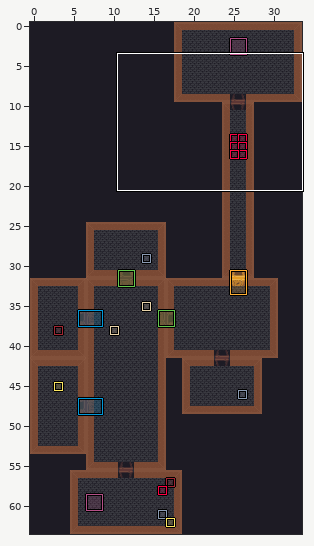
Two states of a LDtk project, game-3.ldtk. Above, an overview of the earlier version with the close-up marked.
Close-up. As it was:
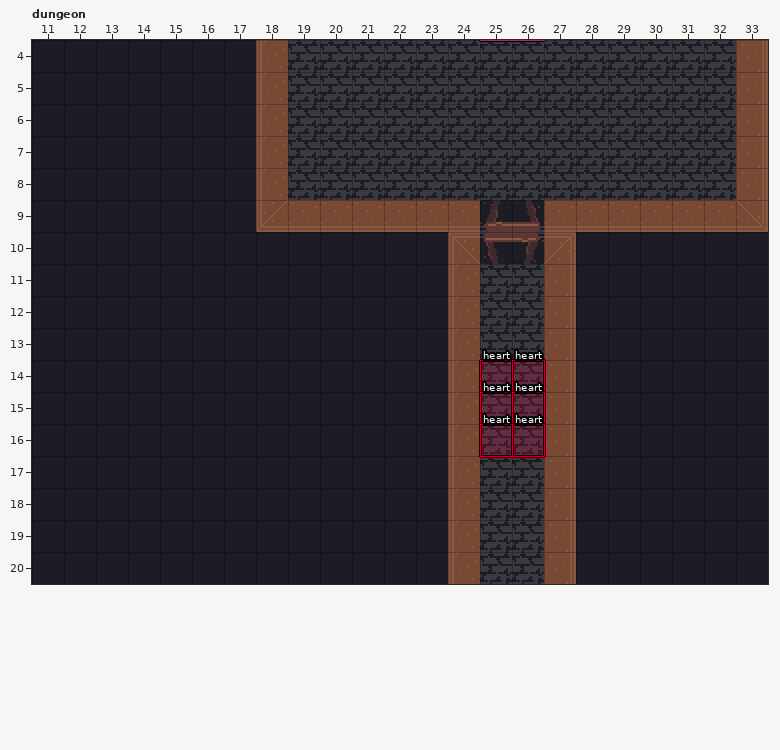
Cells are 16x16 px. Shown: dungeon x 11..33, y 4..20. The commit also changed other parts of the map, which this record leaves out.
New version:
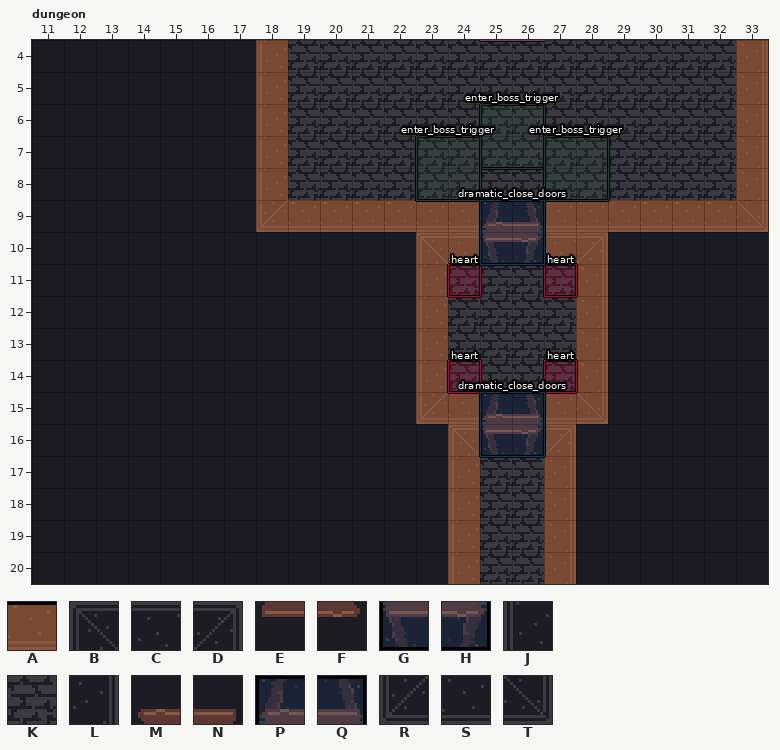
Key: from "collisions": A 1 "unwalkable"; from "dungeon_tiles": B 0, C 1, D 2, E 5, F 6, G 9, H 10, J 15, K 16, L 17, M 20, N 21, P 24, Q 25, R 30, S 31, T 32.
_ is an empty cell.
Objects are placed by their top-left corner, in cells (3,4 is the top-left corner of cell 3,4); size is 1x1 cell unless given.
Tiles replaced or removed in this view: A, B, D, J, K, L.
See-through tiles are keyed as they look on the map.
Author's note on the commit: Add some door interactions
Changes in this commit:
Changed rows in their new state; . is an unchanged cell.
Layer "tiles":
first column x 23:
10 BC..CD
11 JK..KL
12 JK..KL
13 JK..KL
14 JK..KL
15 RSSSST
16 ..CCD.
Layer "collisions":
first column x 23:
10 A....A
11 A_.._A
12 A_.._A
13 A_.._A
14 A_.._A
15 A....A
Layer "entities":
added: "heart" rectangle at 24,11
added: "heart" rectangle at 24,14
added: "heart" rectangle at 27,11
added: "heart" rectangle at 27,14
added: "enter_boss_trigger" rectangle at 25,6 size 2x2
added: "enter_boss_trigger" rectangle at 27,7 size 2x2
added: "enter_boss_trigger" rectangle at 23,7 size 2x2
added: "dramatic_close_doors" rectangle at 25,9 size 2x2
added: "dramatic_close_doors" rectangle at 25,15 size 2x2
removed: "heart" rectangle at 25,14
removed: "heart" rectangle at 25,15
removed: "heart" rectangle at 26,14
removed: "heart" rectangle at 26,15
removed: "heart" rectangle at 26,16
removed: "heart" rectangle at 25,16
Layer "door_tops":
first column x 25:
15 MN
16 EF
Layer "doors":
first column x 25:
15 PQ
16 GH
